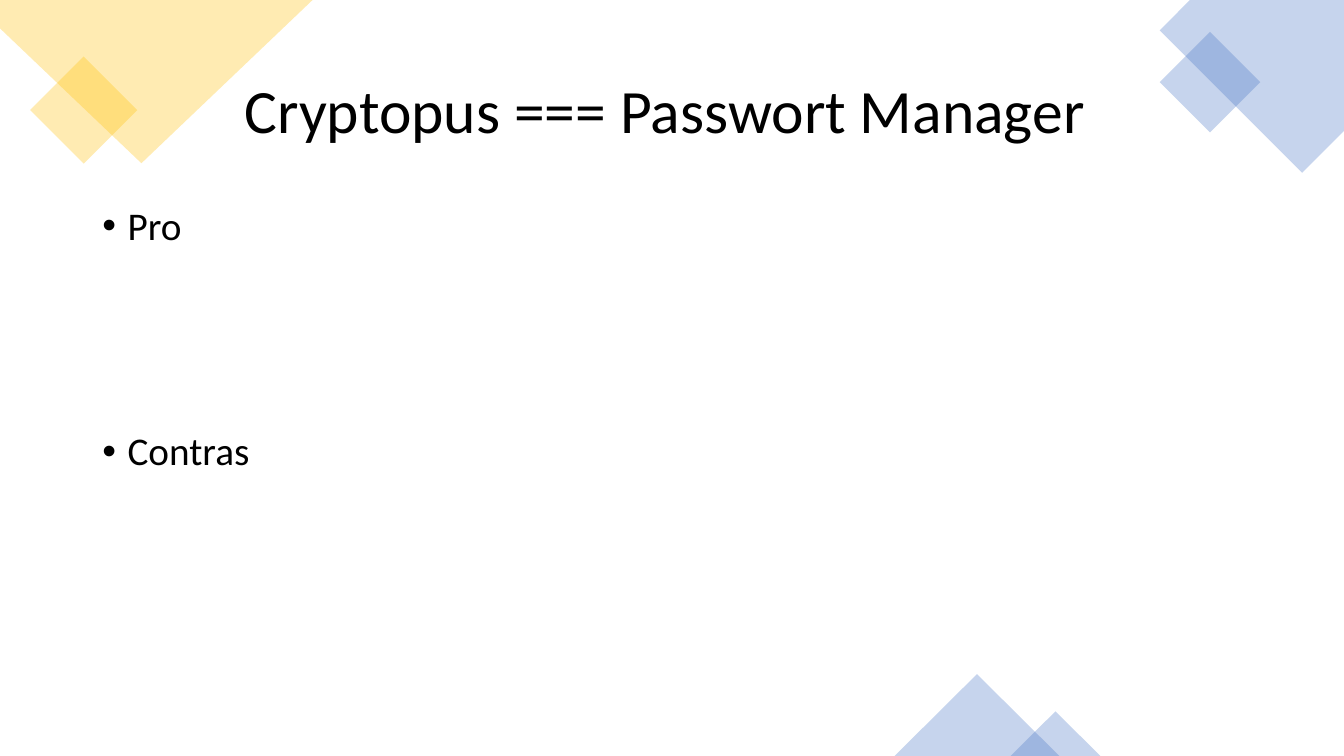
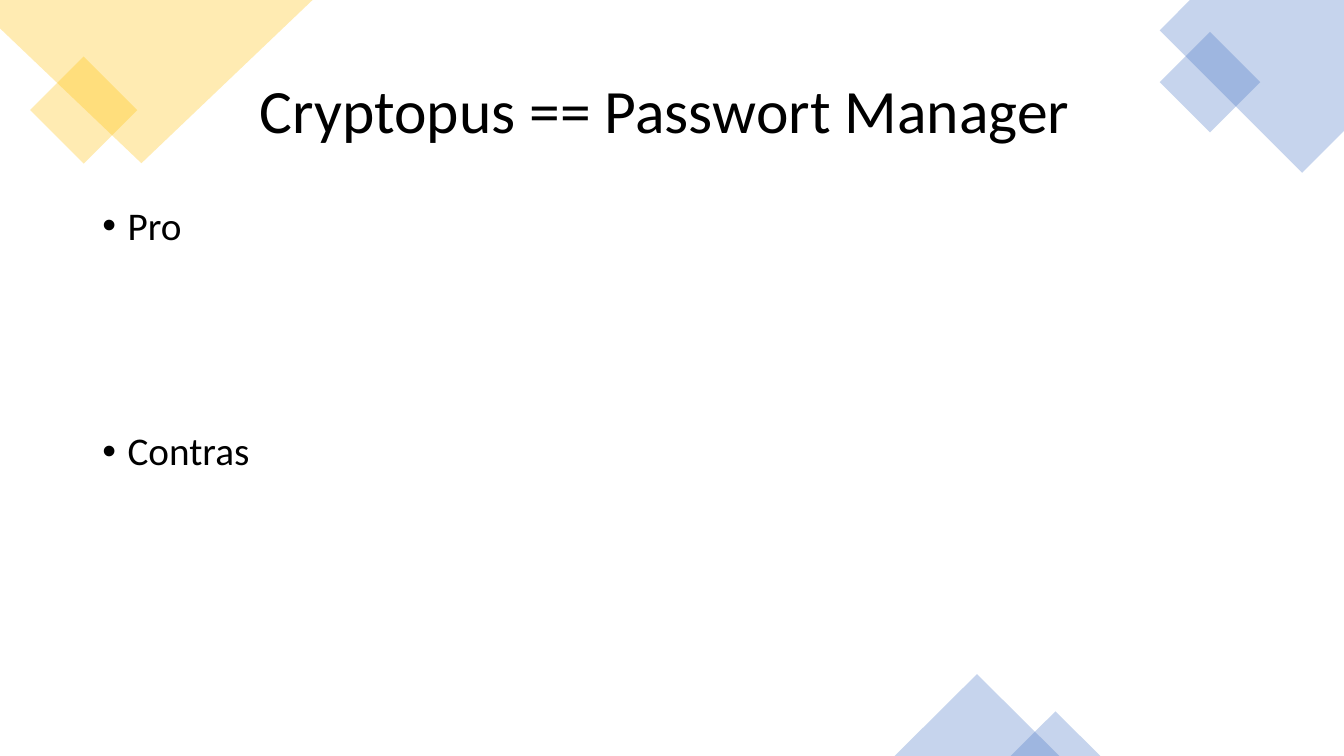
Before and after one commit to RamonaChristen/PSE-Documents, a slide deck: slide 4 of Presentations/Demo.pptx (slide 3 before the commit). Drawn at 1344x756 pixels with LibreOffice and Linux fonts; fonts in the diff are those of the drawing. Boxes give left, top, right and bottom in pixels: in the first picture for what was removed or moved away, otherwise in the second. Text is boxed around its words. In the diff, an @@ line names an element or a change of style, - is before the commit and + after.

```diff
--- a/Presentations/Demo.pptx
+++ b/Presentations/Demo.pptx
@@ title at [260,93,1070,144]: text changed @@
-Cryptopus === Passwort Manager
+Cryptopus == Passwort Manager
```
Also in this commit, not shown: 2 other slides changed, 5 slides added.
